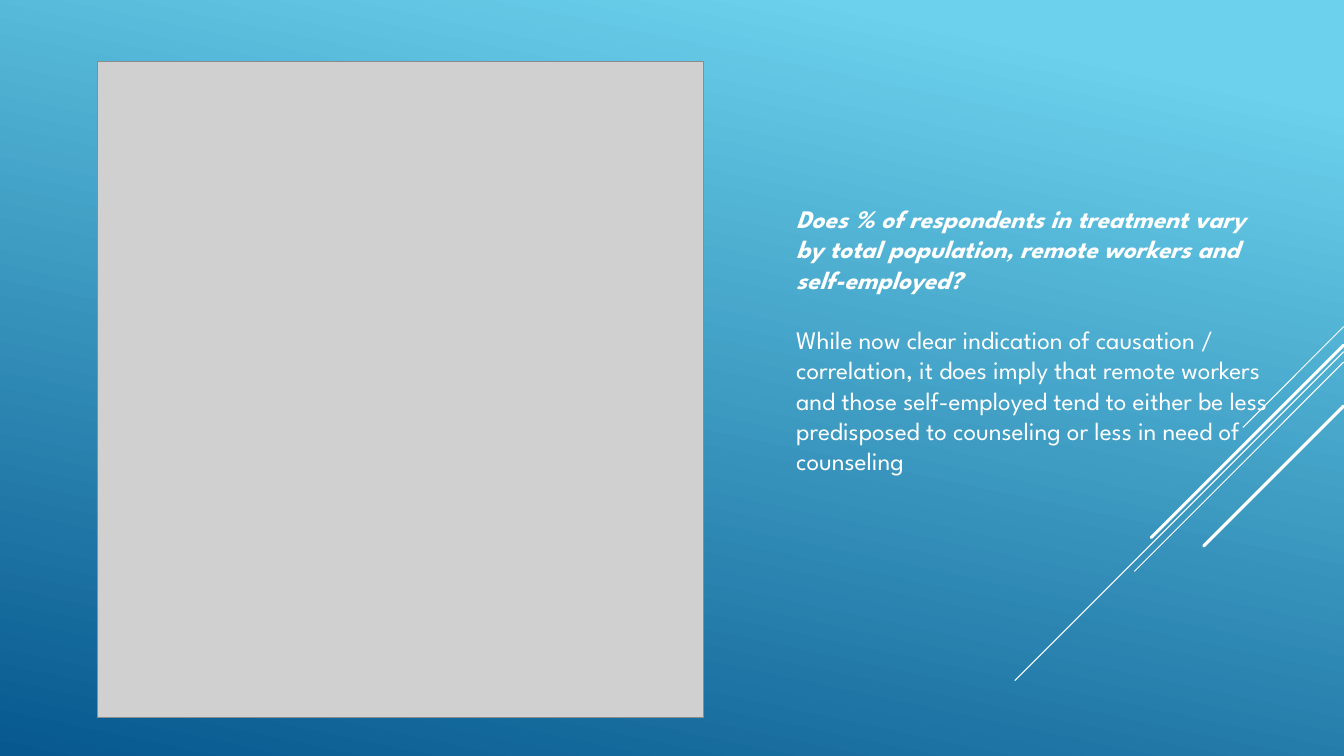
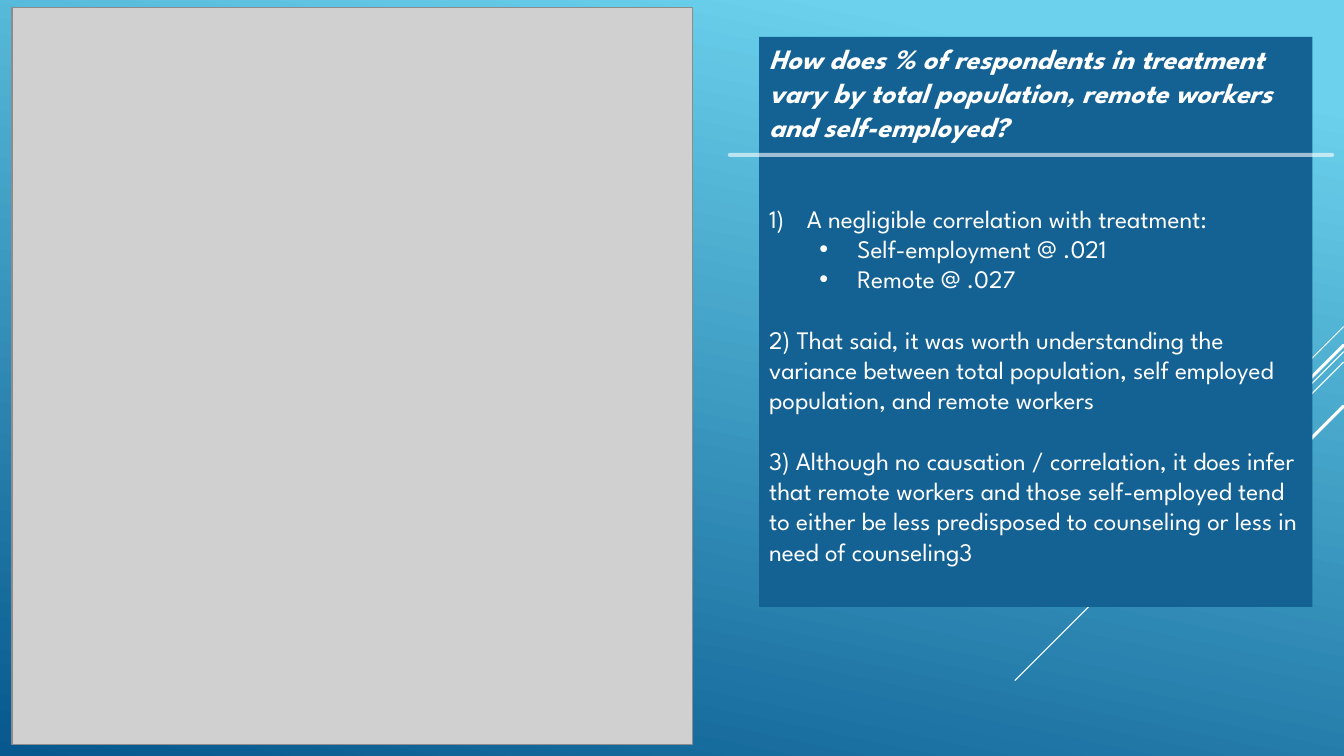
Before and after one commit to JimCarson1/Project_1, a slide deck: slide 4 of project1_presentation.pptx. Drawn at 1344x756 pixels with LibreOffice and Linux fonts; fonts in the diff are those of the drawing; grey boxes stand for pictures. Boxes give left, top, right and bottom in pixels: in the first picture for what was removed or moved away, otherwise in the second. Text is boxed around its words. In the diff, an @@ line names an element or a change of style, - is before the commit and + after.

Commit message:
Updated PPT

```diff
--- a/project1_presentation.pptx
+++ b/project1_presentation.pptx
@@ picture: place and size @@
-picture at <box>98,62,704,718</box>
+picture at <box>12,7,693,744</box>
@@ rectangle "How does % of respondents ...": place and size @@
-rectangle "How does % of respondents ..." at <box>796,210,1267,476</box>
+rectangle "How does % of respondents ..." at <box>759,37,1313,607</box>
@@ rectangle "How does % of respondents ..." at <box>759,37,1313,607</box>: fill none to #146194 @@
@@ text in rectangle at <box>769,49,1296,567</box>: text changed @@
-Does % of respondents in treatment vary by total population, remote workers and self-employed?
-While now clear indication of causation / correlation, it does imply that remote workers and those self-employed tend to either be less predisposed to counseling or less in need of counseling
+How does % of respondents in treatment vary by total population, remote workers and self-employed?
+1) A negligible correlation with treatment:
+  • Self-employment @ .021
+  • Remote @ .027
+2) That said, it was worth understanding the variance between total population, self employed population, and remote workers
+3) Although no causation / correlation, it does infer that remote workers and those self-employed tend to either be less predisposed to counseling or less in need of counseling3
@@ line added from (730, 155) to (1332, 155), #FFFFFF 3 pt @@
```
Also in this commit, not shown: 2 other slides changed, 1 other file.
